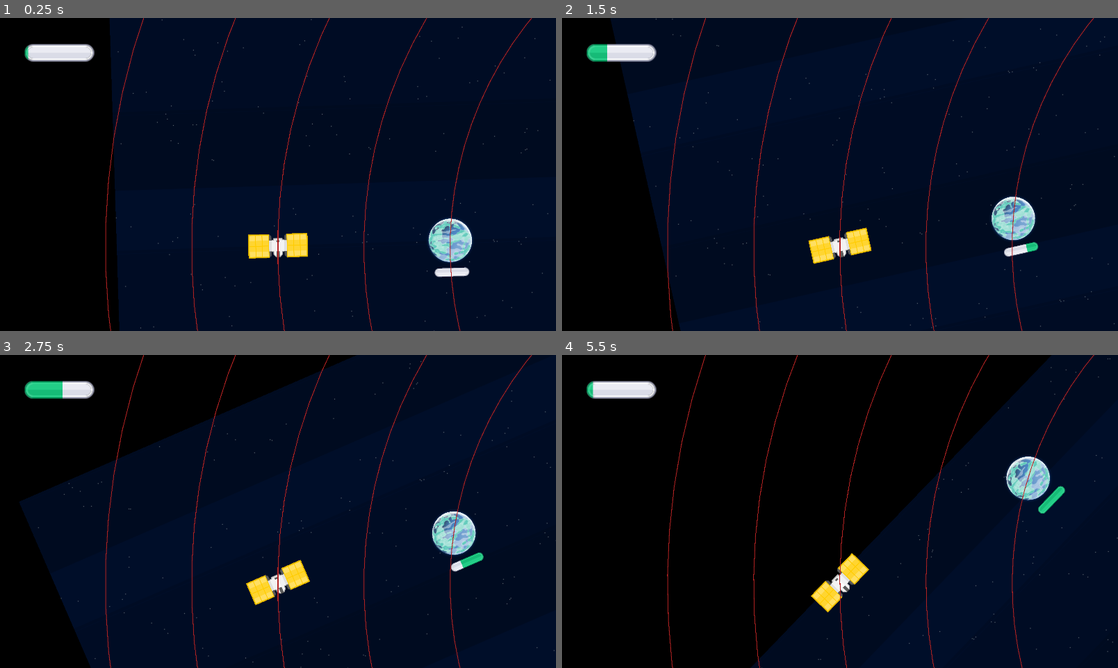
Above: before the commit, frames 1-4 (two rows, left to right).
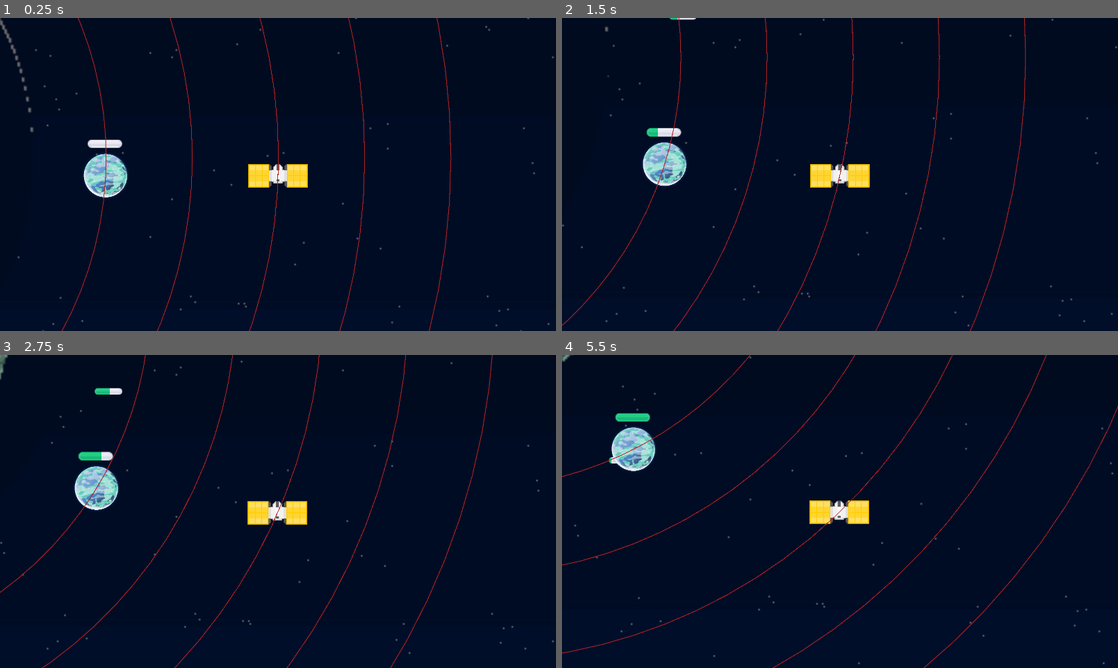
Above: after the commit, the same moments.

Repository: ThreeChooseOne/loopiter
Game: Godot game, scene res://main.tscn
Two runs of this game, one before a commit and one after it. Both use one fixed random seed, a clock stepped at 60 frames per second and the inputs below.
Inputs:
- Up to frame 1 (0.25 s): no input
- Up to frame 2 (1.5 s): tap Enter at 0.5 s; hold Up 0.53-1.28 s; tap Space at 0.77 s; hold Down from 1.28 s (still down)
- Up to frame 3 (2.75 s): tap Space at 1.52 s; release Down at 2.03 s; hold Up from 2.03 s (still down)
- Up to frame 4 (5.5 s): tap Space at 3.02, 3.77, 4.52 s; release Up at 3.53 s; hold Down from 3.53 s (still down)

The runs differ from the first frame. In frame 1, 25% of the frame differs, in the area x 0-100%, y 0-100%; in frame 2, 21%; in frame 3, 26%; in frame 4, 63%.

Commit message:
make bg good again

Diff:
--- a/main.gd
+++ b/main.gd
@@ -1,7 +1,6 @@
 extends Node2D
 
 var orbits: Array[BaseOrbit] = []
-var max_viewport_size: Vector2
 const player_scene = preload("res://core/player.tscn")
 var player: OrbitingBody
 
@@ -13,11 +12,6 @@
 @onready var camera = %PlayerCamera
 
 func _ready() -> void:
-	max_viewport_size = get_viewport_rect().size
-
-	$SpaceBackground.size = max_viewport_size
-	$JupiterBG_Container.size = max_viewport_size
-
 	# Add 5 orbits
 	var min_orbit_radius = 500
 	var max_orbit_radius = 1000
@@ -25,7 +19,7 @@
 	for n in 21:
 		# TODO: figure out the radius ranges
 		var orbit_radius = min_orbit_radius + (n/21.0)*(max_orbit_radius - min_orbit_radius)
-		var center = get_viewport_rect().size/2.0
+		var center = Vector2.ZERO
 		var new_orbit = BaseOrbit.new(orbit_radius, center)
 		orbits.append(new_orbit)
 		add_child(new_orbit)
@@ -51,11 +45,15 @@
 
 func _process(delta: float) -> void:
 	camera.position = player.position
-	var player_angle = player.progress_ratio * TAU
-	# Add PI to flip camera 180 degrees
-	camera.rotation = player_angle + PI
-	# Move the camera 100 units "up" relative to the camera's perspective (transform)
-	camera.position += camera.transform.y.normalized() * -100
+	#if debug_line != null:
+		#remove_child(debug_line)
+		#debug_line.free()
+	#debug_line = Line2D.new()
+	#debug_line.add_point(camera.position)
+	#debug_line.add_point($Jupiter.position)
+	#debug_line.default_color = Color.GREEN
+	#debug_line.width = 1
+	#add_child(debug_line)
 
 func _input(event: InputEvent) -> void:
 	if event is InputEventKey and event.pressed:
--- a/main.tscn
+++ b/main.tscn
@@ -1,7 +1,6 @@
-[gd_scene load_steps=8 format=3 uid="uid://3dw6xlotynkf"]
+[gd_scene load_steps=7 format=3 uid="uid://3dw6xlotynkf"]
 
 [ext_resource type="Script" uid="uid://dkwumx5aqm8c4" path="res://main.gd" id="1_ynt7j"]
-[ext_resource type="Texture2D" uid="uid://cpd33lvyxjedx" path="res://assets/background-test.png" id="2_h2yge"]
 [ext_resource type="Texture2D" uid="uid://c8sn4xi564rph" path="res://assets/background/space-only.png" id="3_272bh"]
 [ext_resource type="Texture2D" uid="uid://cko1c37bawhm0" path="res://assets/tank.svg" id="3_lquwl"]
 [ext_resource type="Texture2D" uid="uid://bswv4joab5bvy" path="res://assets/background/jupiter-only.png" id="4_5vw27"]
@@ -11,32 +10,23 @@
 [node name="Main" type="Node2D"]
 script = ExtResource("1_ynt7j")
 
-[node name="SpaceBackground" type="TextureRect" parent="."]
-offset_right = 40.0
-offset_bottom = 40.0
+[node name="ParallaxBackground" type="ParallaxBackground" parent="."]
+
+[node name="ParallaxLayer" type="ParallaxLayer" parent="ParallaxBackground"]
+motion_scale = Vector2(0.1, 0.1)
+motion_offset = Vector2(-120, -100)
+
+[node name="Sprite2D" type="Sprite2D" parent="ParallaxBackground/ParallaxLayer"]
+scale = Vector2(2, 2)
 texture = ExtResource("3_272bh")
-stretch_mode = 1
+centered = false
 
-[node name="JupiterBG_Container" type="CenterContainer" parent="."]
-offset_right = 40.0
-offset_bottom = 40.0
-
-[node name="JupiterBackground" type="TextureRect" parent="JupiterBG_Container"]
-layout_mode = 2
-texture = ExtResource("4_5vw27")
-
-[node name="StaticBackground" type="Sprite2D" parent="."]
-visible = false
-position = Vector2(576, 324)
-scale = Vector2(0.5, 0.5)
-texture = ExtResource("2_h2yge")
-
-[node name="PlayerCamera" type="Camera2D" parent="."]
+[node name="PlayerCamera" type="Camera2D" parent="ParallaxBackground"]
 unique_name_in_owner = true
 ignore_rotation = false
 zoom = Vector2(2.5, 2.5)
 
-[node name="Fuel" type="TextureProgressBar" parent="PlayerCamera"]
+[node name="Fuel" type="TextureProgressBar" parent="ParallaxBackground/PlayerCamera"]
 offset_left = -350.0
 offset_top = -180.0
 offset_right = -254.0
@@ -45,3 +35,7 @@
 texture_under = ExtResource("3_lquwl")
 texture_progress = ExtResource("4_7mycd")
 script = ExtResource("5_7mycd")
+
+[node name="JupiterBackground" type="Sprite2D" parent="."]
+scale = Vector2(3, 3)
+texture = ExtResource("4_5vw27")
